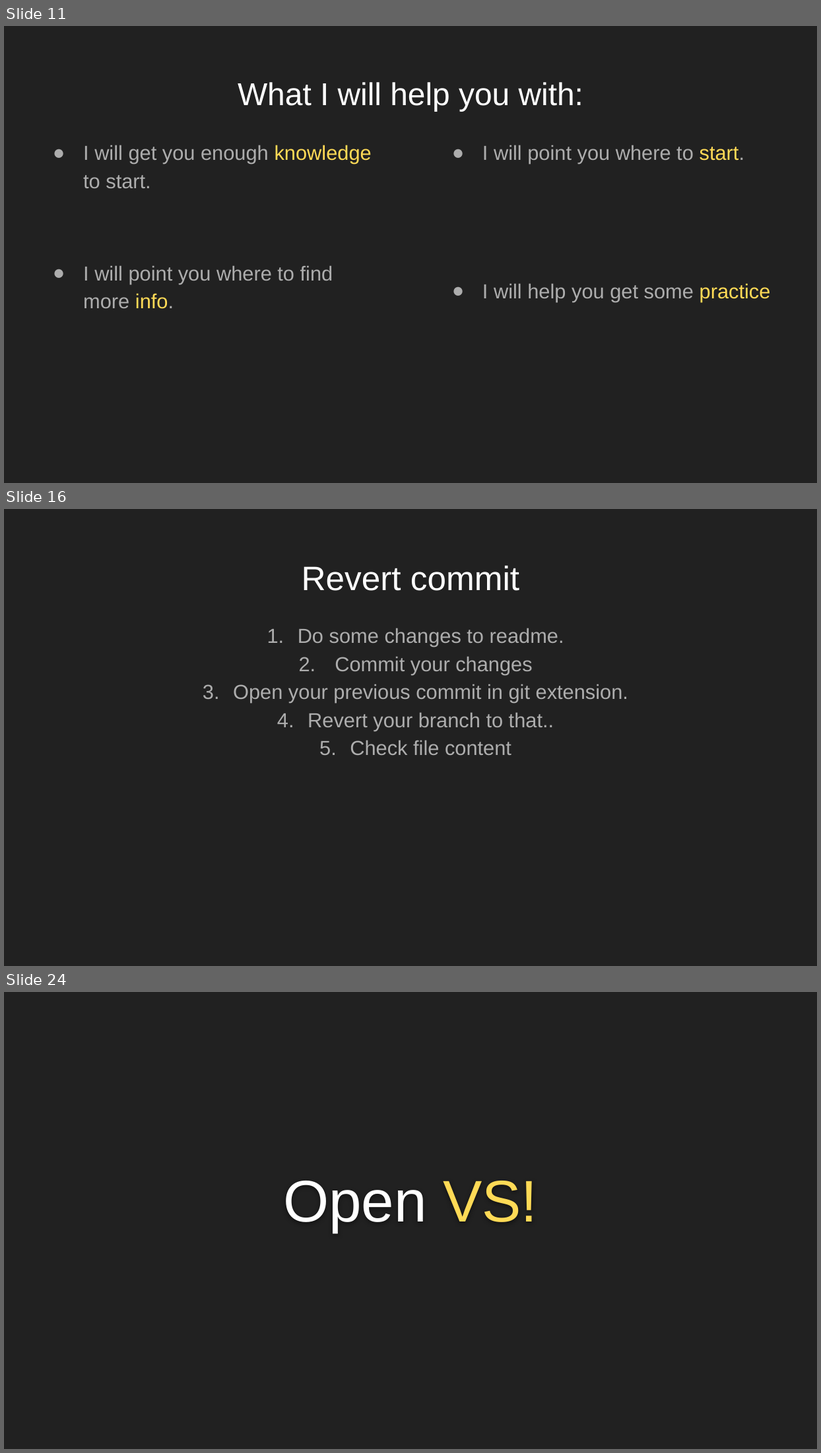
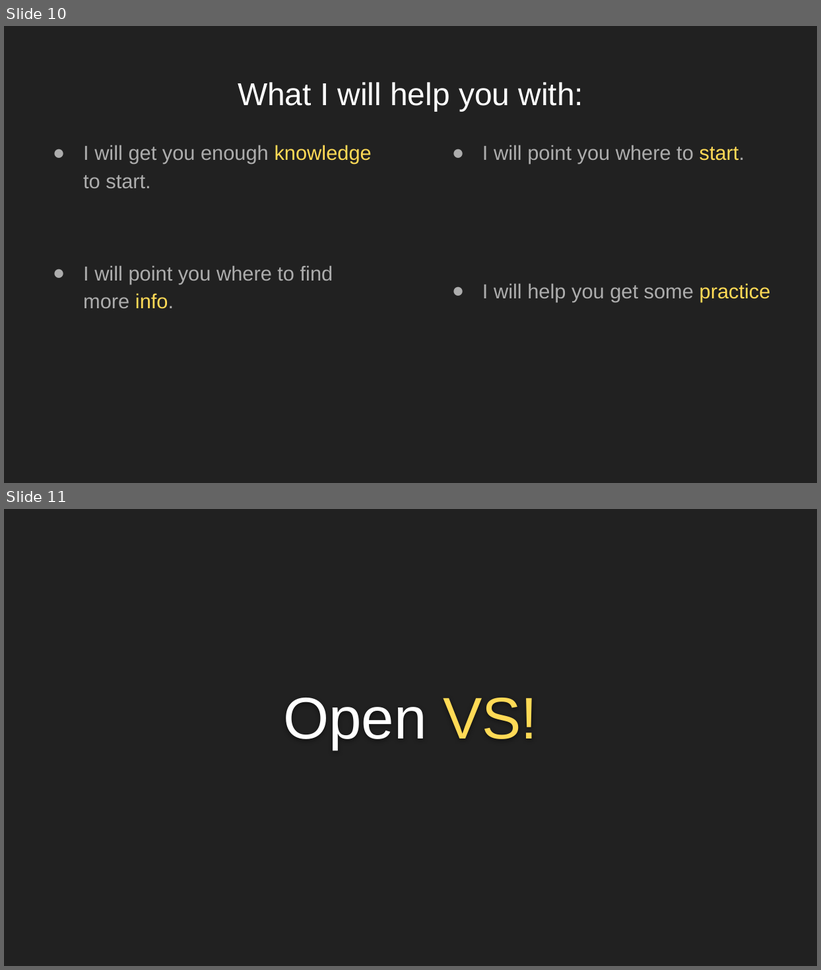
Before and after one commit to mwyrodek/testcamp_workshop, a slide deck: Materiały/C# Workshop.pptx. Shown one above the other, each under a label of ours: slides 11, 16 and 24 before the commit, slides 10 and 11 after it; the slides between them are not shown. The pictures are 821x1453 and 821x970 pixels, drawn with LibreOffice and Linux fonts; fonts in the diff are those of the drawing. Boxes give left, top, right and bottom in pixels: in the first picture for what was removed or moved away, otherwise in the second. Text is boxed around its words. In the diff, an @@ line names an element or a change of style, - is before the commit and + after.

```diff
--- a/Materiały/C# Workshop.pptx
+++ b/Materiały/C# Workshop.pptx
@@ slide 16 removed at [4, 509, 817, 966], background #212121 @@
@@ title removed at [302, 565, 519, 591] @@
-Revert commit
@@ text removed at [233, 628, 628, 755] @@
-1. Do some changes to readme.
-2. Commit your changes
-3. Open your previous commit in git extension.
-4. Revert your branch to that..
-5. Check file content
@@ what was slide 11 is now slide 10 @@
@@ what was slide 24 is now slide 11 @@
```
Also in this commit, not shown: 3 slides changed, 5 slides added, 41 other slides removed.
